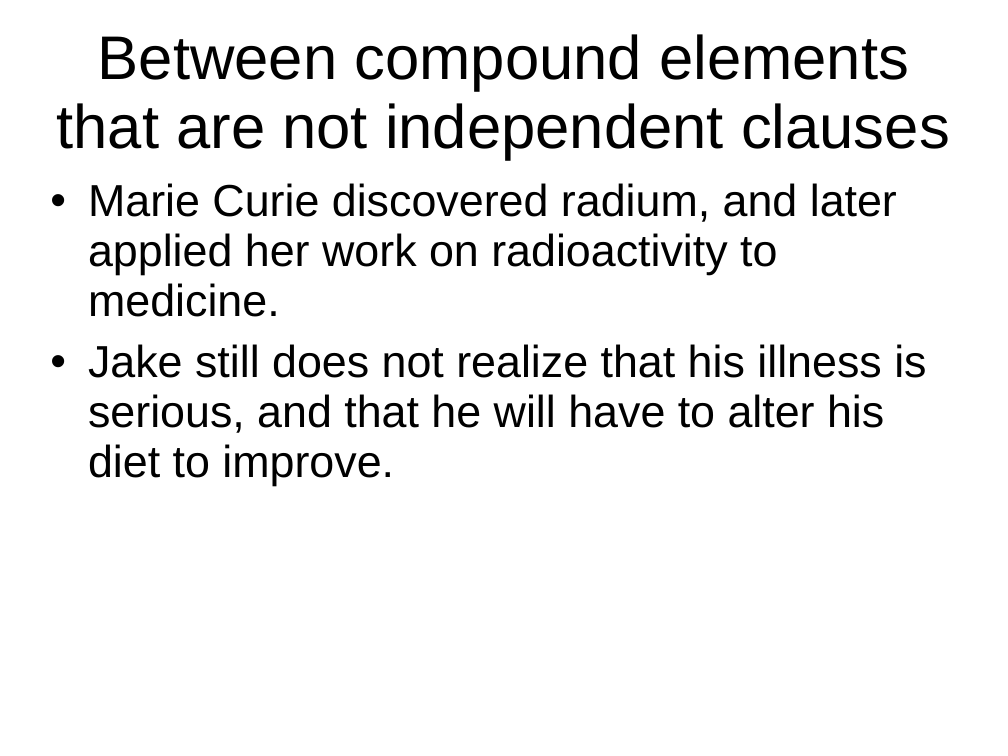
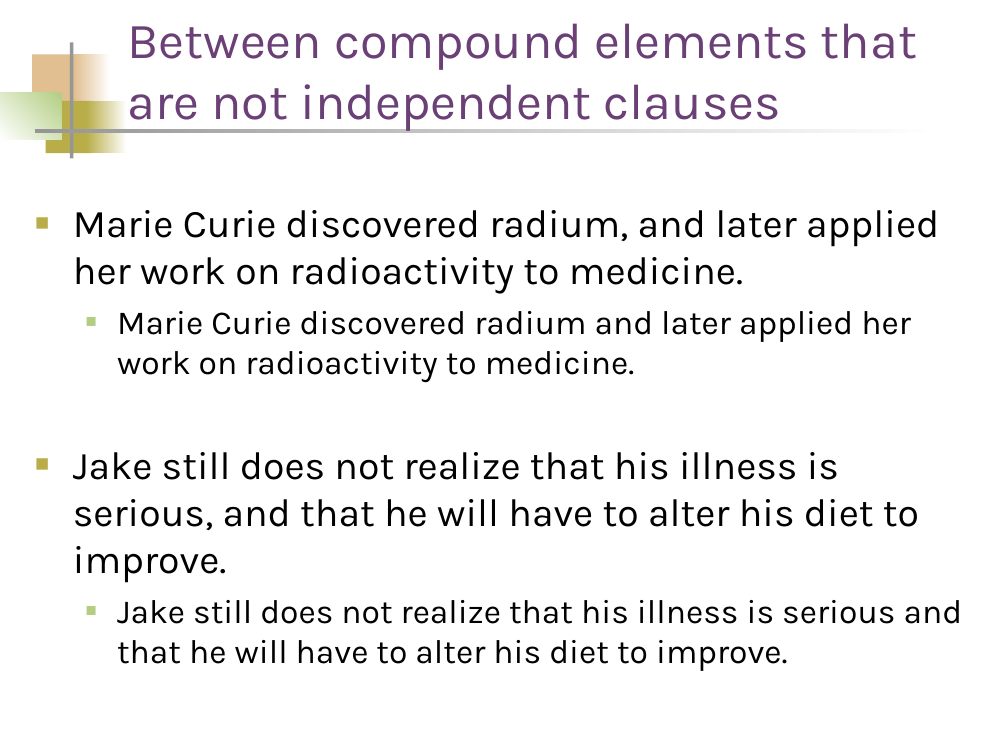
Before and after one commit to palmerc/lab, a slide deck: slide 15 of classes/engl4190/commas_and_end_punctuation.ppt (slide 16 before the commit). Drawn at 1008x756 pixels with LibreOffice and Linux fonts; fonts in the diff are those of the drawing. Boxes give left, top, right and bottom in pixels: in the first picture for what was removed or moved away, otherwise in the second. Text is boxed around its words. In the diff, an @@ line names an element or a change of style, - is before the commit and + after.

```diff
--- a/classes/engl4190/commas_and_end_punctuation.ppt
+++ b/classes/engl4190/commas_and_end_punctuation.ppt
@@ title "Between compound elements that are ...": place and size @@
-title "Between compound elements that are ..." at box(57, 34, 950, 159)
+title "Between compound elements that are ..." at box(128, 23, 917, 131)
@@ title "Between compound elements that are ..." at box(128, 23, 917, 131): size 44 to 36 pt, font Arial to Karla, text colour #000000 to #6A4076; alignment centre to left; line spacing 0.93 to 1; vertical alignment middle to bottom @@
@@ rectangle added at box(32, 54, 81, 107), fill #E1BF91 @@
@@ rectangle added at box(70, 42, 73, 158), fill #969696 @@
@@ rectangle added at box(75, 54, 111, 107), fill gradient #FFFFFF to #E1BF91 @@
@@ rectangle added at box(0, 93, 61, 139), fill gradient #B3CE82 to #FFFFFF @@
@@ rectangle added at box(45, 101, 92, 153), fill #B8AD48 @@
@@ rectangle added at box(87, 101, 127, 153), fill gradient #FFFFFF to #B8AD48 @@
@@ rectangle added at box(35, 129, 942, 132), fill gradient #FFFFFF to #969696 @@
@@ text "Marie Curie discovered radium, and ...": place and size @@
-text "Marie Curie discovered radium, and ..." at box(88, 183, 926, 486)
+text "Marie Curie discovered radium, and ..." at box(73, 210, 963, 671)
@@ text at box(73, 210, 939, 583): size 32 to 28 pt, font Arial to Karla in "Marie Curie discovered radium, and later applied ...", "Jake still does not realize that his ..."; bullet • to ■; line spacing 0.93 to 1; less space between paragraphs; bullet colour #000000 to #B8AD48 @@
@@ text at box(117, 311, 911, 383): paragraph added @@
+  ■ Marie Curie discovered radium and later applied her work on radioactivity to medicine.
@@ text at box(117, 600, 963, 671): paragraph added @@
+  ■ Jake still does not realize that his illness is serious and that he will have to alter his diet to improve.
```
Also in this commit, not shown: 17 other slides changed, 2 slides added, 4 slides removed.
